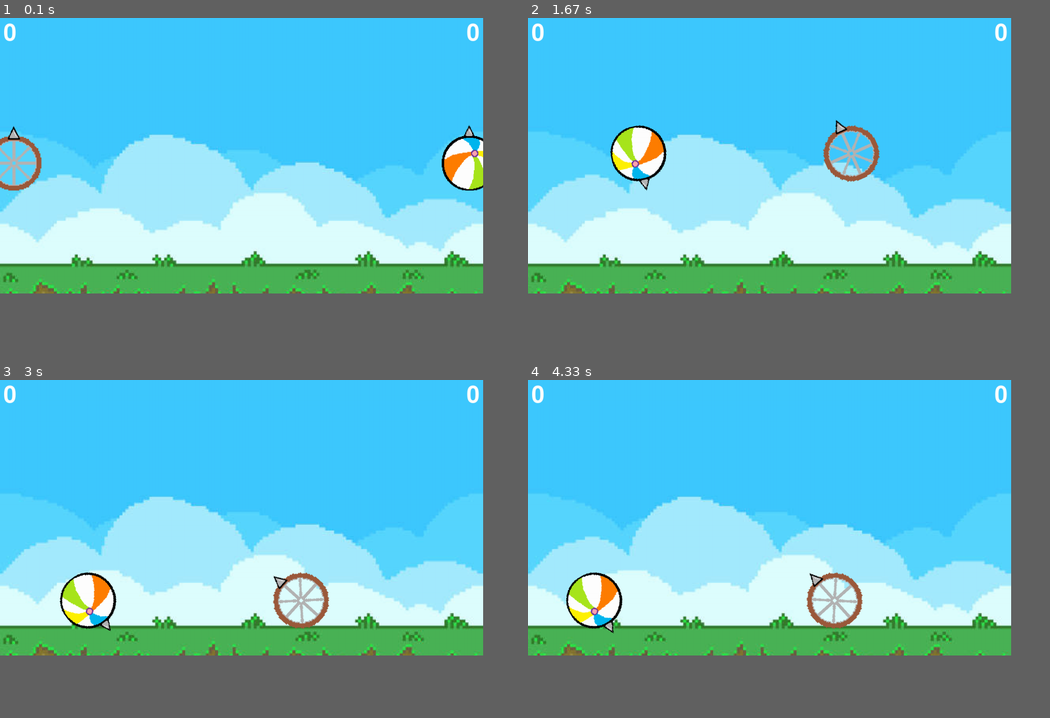
Above: before the commit, frames 1-4 (two rows, left to right).
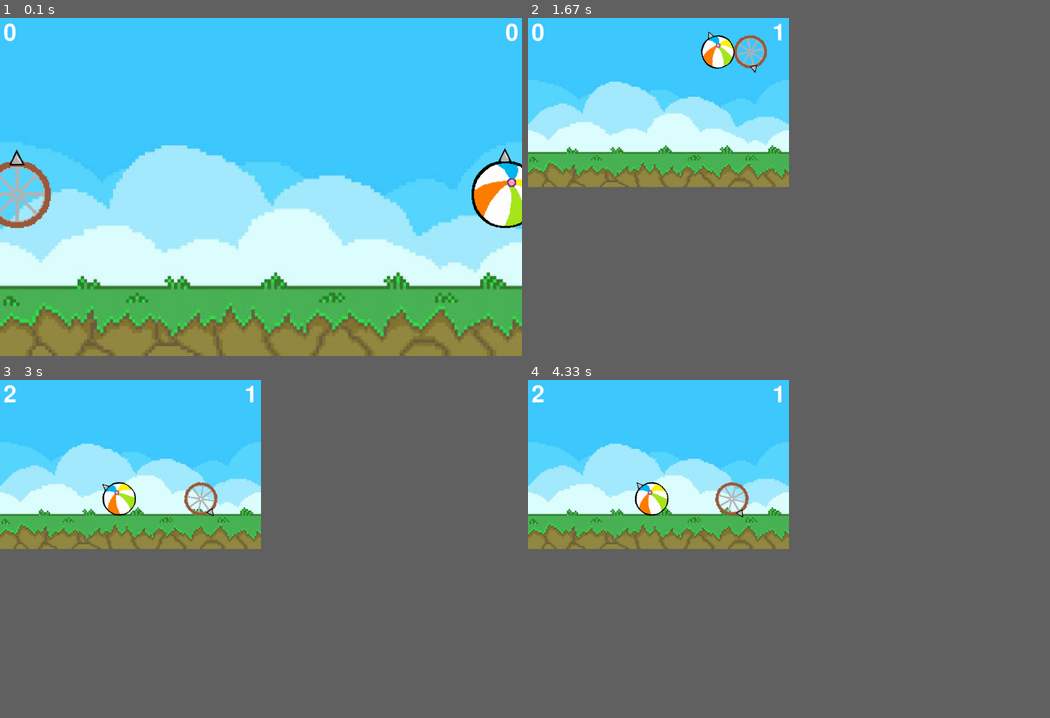
Above: after the commit, the same moments.

Repository: nikobross/Deppecycloid-Pygame
Game: pygame game, started from main.py
The game is run twice, just before and just after one commit, with the same random seed, the same clock (stepped at 60 frames per second) and the same inputs.
Inputs:
- Up to frame 1 (0.1 s): no input
- Up to frame 2 (1.67 s): hold Esc 0.33-0.8 s; hold Right 0.33-0.8 s; hold Right 0.83-1.3 s; hold D 0.83-1.3 s; hold Up 1.33-1.63 s; hold W 1.33-1.63 s
- Up to frame 3 (3 s): hold Right 1.67-2.13 s; hold D 1.67-2.13 s; hold Left 2.17-2.7 s; hold A 2.17-2.7 s; hold Down from 2.73 s (still down); hold S from 2.73 s (still down)
- Up to frame 4 (4.33 s): release Down at 3.03 s; release S at 3.03 s; hold Left 3.07-3.47 s; hold A 3.07-3.47 s; hold Up 3.5-3.87 s; hold W 3.5-3.87 s; hold Right from 3.9 s (still down); hold D from 3.9 s (still down)
In frame 1 the window is 833x476 before the commit and 900x584 after it. Grey fills any space a smaller window leaves; there, only what the larger window draws over its background counts as a difference.

The runs differ from the first frame. In frame 1, 38% of the frame differs, in the area x 0-100%, y 0-100%; in frame 2, 48%, in the area x 0-93%, y 1-82%; in frame 3, 46%; in frame 4, 46%.

Commit message:
clear powerups when game restarts

Diff:
--- a/backdrop.py
+++ b/backdrop.py
@@ -2,18 +2,31 @@
 import sys
 import math
 import random
+import config
 
-window_width = 1400
-window_height = 800
+window_width = config.window_width
+window_height = config.window_height
 
 class Backdrop():
     def __init__ (self, background):
 
         if background == "blue_sky":
             self.backdrop = pygame.image.load('background1.jpeg')
-            self.backdrop = pygame.transform.scale(self.backdrop, (1400, 900))
+            self.backdrop = pygame.transform.scale(self.backdrop, (window_width, window_height))
         else:
             self.backdrop = pygame.image.load('background1.jpeg')
-            self.backdrop = pygame.transform.scale(self.backdrop, (1400, 900))
+            self.backdrop = pygame.transform.scale(self.backdrop, (window_width, window_height))
 
         self.ground_height = int(window_height * 0.1)
+
+
+    def change_background(self, background):
+        if background == "blue_sky":
+            self.backdrop = pygame.image.load('background1.jpeg')
+            self.backdrop = pygame.transform.scale(self.backdrop, (window_width, window_height))
+        else:
+            self.backdrop = pygame.image.load('background1.jpeg')
+            self.backdrop = pygame.transform.scale(self.backdrop, (window_width, window_height))
+
+    def change_background_size(self, width, height):
+        self.backdrop = pygame.transform.scale(self.backdrop, (width, height))
--- /dev/null
+++ b/config.py
@@ -0,0 +1,3 @@
+window_width = 1512
+window_height = 982
+ground_height = int(window_height * 0.2)
--- a/main.py
+++ b/main.py
@@ -6,10 +6,13 @@
 from backdrop import Backdrop
 from powerups import Powerups
 import time
-
-
-window_width = 1400
-window_height = 800
+import config
+
+
+
+window_width = config.window_width
+window_height = config.window_height
+ground_height = config.ground_height
 
 score1 = 0
 score2 = 0
@@ -137,6 +140,9 @@
 
                 text_position = ((window_width - end_screen_text.get_width()) // 2, (window_height - end_screen_text.get_height()) // 2)
 
+                player1.clear_powerups()
+                player2.clear_powerups()
+
                 # Draw the text onto the screen
                 window.blit(end_screen_text, text_position)
 
@@ -152,7 +158,7 @@
 
 pygame.init()
 clock = pygame.time.Clock()
-window = pygame.display.set_mode((window_width, window_height))
+window = pygame.display.set_mode((window_width, window_height), pygame.FULLSCREEN)
 caption = pygame.display.set_caption("Deppecyloid")
 font_small = pygame.font.Font(None, 36)
 font_big = pygame.font.Font(None, 100)
@@ -213,28 +219,37 @@
     keys = pygame.key.get_pressed()
 
     if keys[pygame.K_LEFT]:
+        player2.move_left()
+    if keys[pygame.K_RIGHT]:
+        player2.move_right()
+    if keys[pygame.K_DOWN]:
+        player2.ground_pound()
+
+    if keys[pygame.K_a]:
         player1.move_left()
-    if keys[pygame.K_RIGHT]:
+    if keys[pygame.K_d]:
         player1.move_right()
-    if keys[pygame.K_DOWN]:
+    if keys[pygame.K_s]:
         player1.ground_pound()
-
-    if keys[pygame.K_a]:
-        player2.move_left()
-    if keys[pygame.K_d]:
-        player2.move_right()
-    if keys[pygame.K_s]:
-        player2.ground_pound()
 
     for event in pygame.event.get():
         if event.type == pygame.QUIT:
             pygame.quit()
             sys.exit()
         elif event.type == pygame.KEYDOWN:
+            if event.key == pygame.K_ESCAPE:
+                window_width = config.window_width = config.window_width / 2
+                window_height = config.window_height = config.window_height / 2
+                ground_height = config.ground_height = int(config.window_height * 0.2)
+                window = pygame.display.set_mode((config.window_width, config.window_height))
+                backdrop.change_background_size(config.window_width, config.window_height)
+                player1.change_size(window_width, window_height)
+                player2.change_size(window_width, window_height)
+
             if event.key == pygame.K_UP:
+                player2.jump()
+            if event.key == pygame.K_w:
                 player1.jump()
-            if event.key == pygame.K_w:
-                player2.jump()
 
     pygame.display.flip()
     clock.tick(60)
--- a/wheel.py
+++ b/wheel.py
@@ -2,10 +2,8 @@
 import sys
 import math
 import random
+import config
 
-window_width = 1400
-window_height = 800
-ground_height = int(window_height * 0.1)
 
 
 class Wheel(pygame.sprite.Sprite):
@@ -16,7 +14,7 @@
         if skin == "BeachBall":
             self.original_image = pygame.image.load('BeachBallSpike.png')
 
-        self.radius = int(min(window_width, window_height) * 0.05)
+        self.radius = int(min(config.window_width, config.window_height) * 0.05)
         self.original_image = pygame.transform.scale(self.original_image, (int(self.radius*5.6), int(self.radius*5.6)))
 
         self.image = self.original_image.copy()
@@ -24,7 +22,7 @@
         self.rect.x = 0
         self.rect.y = 0
 
-        self.x_velocity = int(window_width * 0.012)
+        self.x_velocity = int(config.window_width * 0.012)
         self.rotation_velocity = 6
 
         self.circle_x = self.radius
@@ -59,7 +57,7 @@
 
         for powerup in self.active_powerups:
             if powerup == 'speed':
-                self.x_velocity = 1.5 * int(window_width * 0.012)
+                self.x_velocity = 1.5 * int(config.window_width * 0.012)
             if powerup == 'jump':
                 self.max_jumps = 2
 
@@ -74,8 +72,8 @@
         self.circle_y += self.circle_dy
 
     def check_ground(self):
-        if self.circle_y + self.radius*2 > window_height - ground_height:
-            self.circle_y = window_height - self.radius*2 - ground_height
+        if self.circle_y + self.radius*2 > config.window_height - config.ground_height:
+            self.circle_y = config.window_height - self.radius*2 - config.ground_height
             self.circle_dy = 0
             self.jumping = False
             self.ground_pounding = False
@@ -85,12 +83,12 @@
         self.circle_x -= self.x_velocity
         self.rotate(self.rotation_velocity)
         if self.circle_x + self.radius*2 < 0:
-            self.circle_x = window_width - self.radius*2
+            self.circle_x = config.window_width - self.radius*2
 
     def move_right(self):
         self.circle_x += self.x_velocity
         self.rotate(-self.rotation_velocity)
-        if self.circle_x - self.radius*2 > window_width:
+        if self.circle_x - self.radius*2 > config.window_width:
             self.circle_x = 0
 
     def set(self, x , y):
@@ -139,4 +137,8 @@
         self.active_powerups = []
         self.jumps_remaining = 1
         self.max_jumps = 1
-        self.x_velocity = int(window_width * 0.012)
+        self.x_velocity = int(config.window_width * 0.012)
+
+    def change_size(self, width, height):
+        self.radius = int(min(width, height) * 0.05)
+        self.original_image = pygame.transform.scale(self.original_image, (int(self.radius*5.6), int(self.radius*5.6)))
